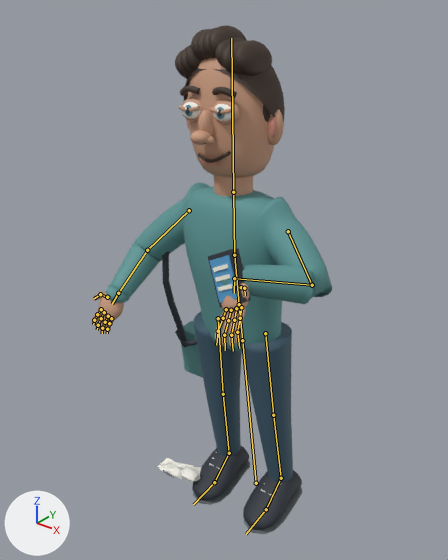
One commit to the glTF model game/public/assets/characters/free-rider.glb: the scene before it, then after it.
Both versions are drawn from a camera (50 mm lens) standing at (2.3, -3.33, 3.97) and looking at (-0.16, -0.26, 2.06). The axes (+X, +Y, +Z) are drawn at lower left. The lights are the same throughout. The picture after the commit comes second. Both versions are drawn at frame 19 of the action 'special'; the numbers are the values there. The bones that change, and the others that lie on the model, are drawn over the model as lines.

In view in the first picture: 'free-rider / Weighted surfaces'.
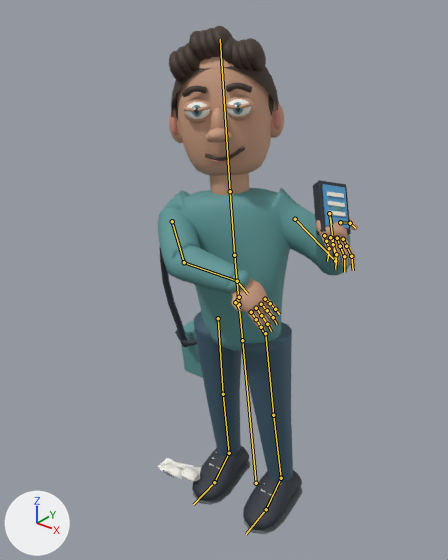
Location of each change, [x1, y1, x2, y2] in pixels of the pictures (448 x 560 px):
'free-rider / Weighted surfaces', posed (16% narrower): before [92, 25, 332, 534]; after [157, 26, 358, 534]
bone 'chest', root to tip: before (234, 255) to (233, 192); after (234, 255) to (230, 191)
bone 'left.upperarm', root to tip: before (189, 210) to (147, 250); after (172, 221) to (184, 262)
bone 'left.forearm', root to tip: before (147, 250) to (118, 293); after (184, 262) to (237, 281)
bone 'right.forearm', root to tip: before (312, 285) to (234, 278); after (335, 261) to (329, 213)

What the commit changed:
Bone 'chest' (bone_chest) turns from (-7, 0, 0) to (-9, 30, 0) degrees about its own x, y and z.
Bone 'left.upperarm' (bone_left_upperarm) turns from (0, 0, 26) to (-71, 0, -22) degrees about its own x, y and z.
Bone 'left.forearm' (bone_left_forearm) turns from (0, 0, 0) to (45, 0, 26) degrees about its own x, y and z.
Bone 'right.forearm' (bone_right_forearm) turns from (0, 0, 0) to (48, 0, 0) degrees about its own x, y and z.
